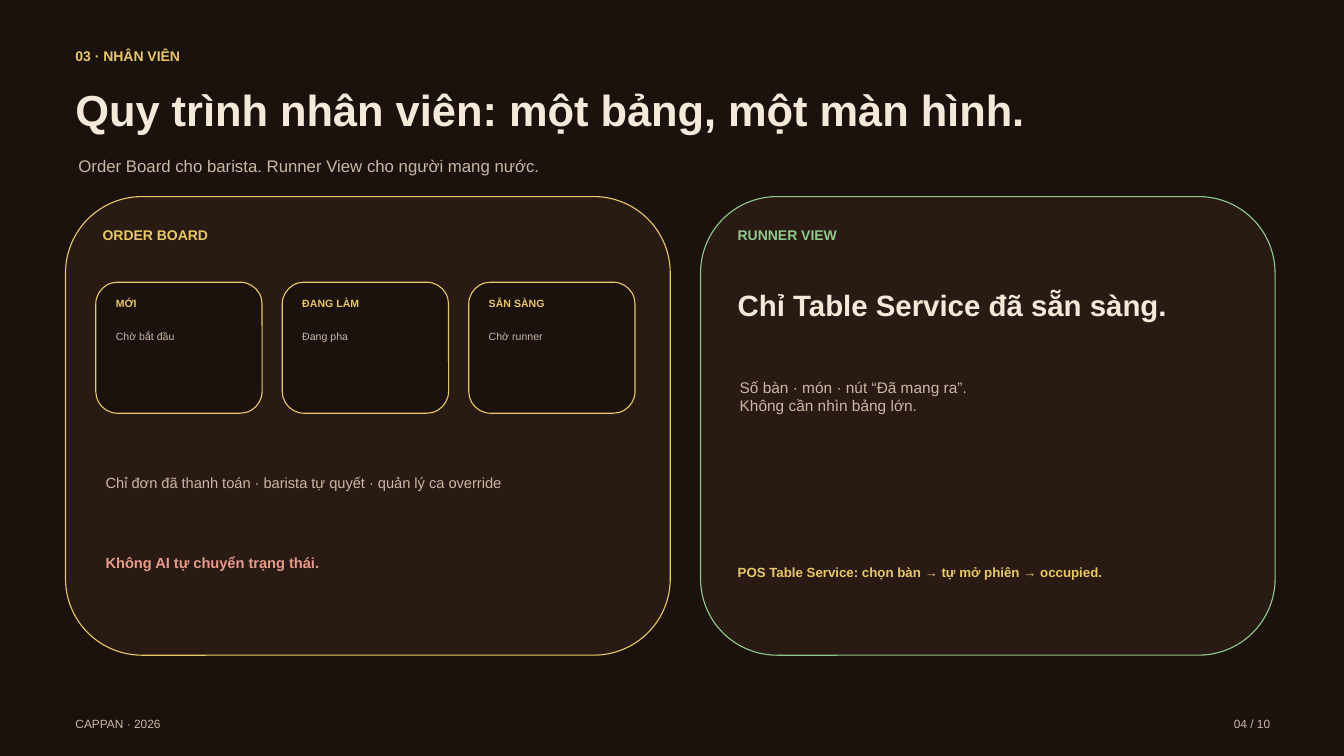
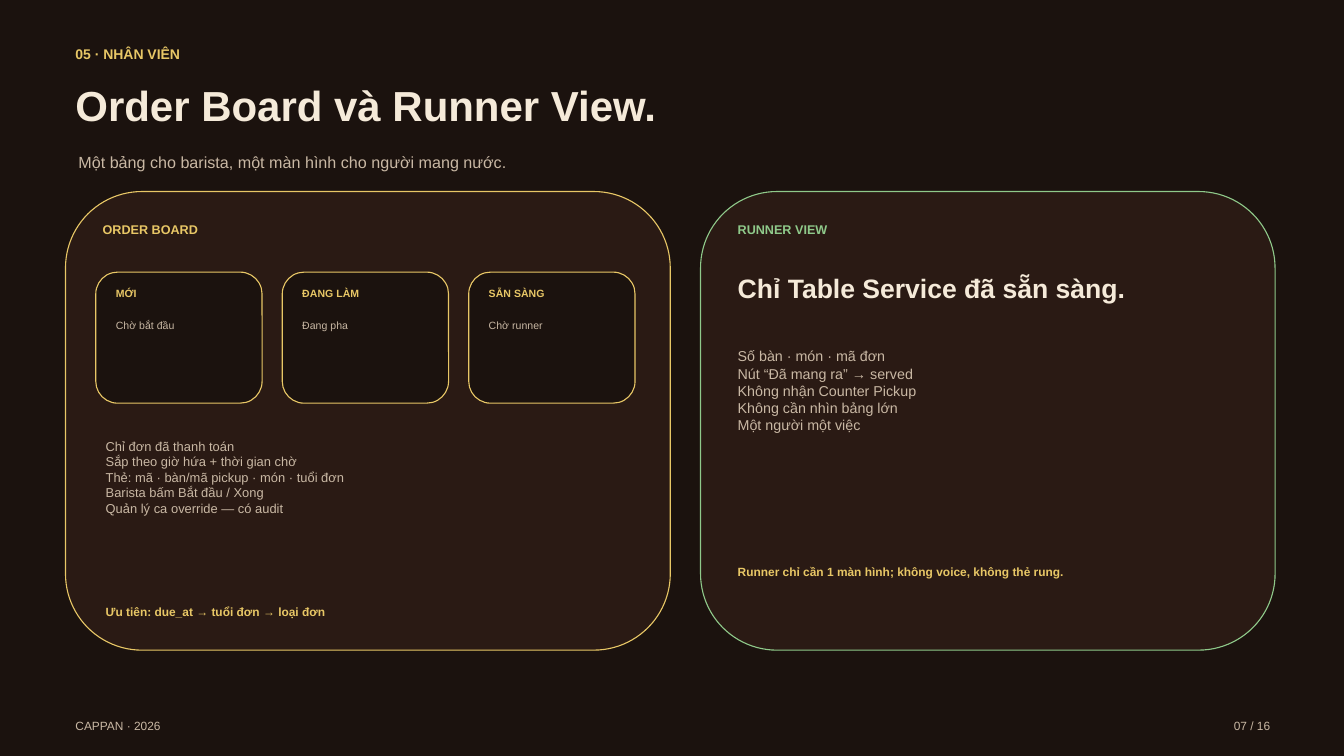
Before and after one commit to cappannguyen-0901/cappanwebdemo, a slide deck: slide 7 of cappan-slides.pptx (slide 4 before the commit). Drawn at 1344x756 pixels with LibreOffice and Linux fonts; fonts in the diff are those of the drawing. Boxes give left, top, right and bottom in pixels: in the first picture for what was removed or moved away, otherwise in the second. Text is boxed around its words. In the diff, an @@ line names an element or a change of style, - is before the commit and + after.

```diff
--- a/cappan-slides.pptx
+++ b/cappan-slides.pptx
@@ text at (x1=75, y1=48, x2=180, y2=59): text changed @@
-03 · NHÂN VIÊN
+05 · NHÂN VIÊN
@@ text at (x1=75, y1=90, x2=656, y2=122): text changed; size 31 to 30 pt @@
-Quy trình nhân viên: một bảng, một màn hình.
+Order Board và Runner View.
@@ text at (x1=78, y1=156, x2=506, y2=172): text changed; size 12 to 11.5 pt @@
-Order Board cho barista. Runner View cho người mang nước.
+Một bảng cho barista, một màn hình cho người mang nước.
@@ rounded rectangle moved from (x1=66, y1=197, x2=670, y2=655) to (x1=66, y1=192, x2=670, y2=650) @@
@@ rounded rectangle moved from (x1=701, y1=197, x2=1275, y2=655) to (x1=701, y1=192, x2=1275, y2=650) @@
@@ text "ORDER BOARD" at (x1=103, y1=225, x2=198, y2=234): size 10 to 9 pt @@
@@ text "RUNNER VIEW" at (x1=738, y1=225, x2=827, y2=234): size 10 to 9 pt @@
@@ text "Chỉ Table Service đã sẵn ..." moved from (x1=738, y1=293, x2=1167, y2=322) to (x1=738, y1=278, x2=1125, y2=304) @@
@@ text "Chỉ Table Service đã sẵn ..." at (x1=738, y1=278, x2=1125, y2=304): size 21 to 19 pt @@
@@ 6 texts, 3 rounded rectangles moved together from (x1=96, y1=282, x2=635, y2=413) to (x1=96, y1=272, x2=635, y2=403) @@
@@ text at (x1=738, y1=350, x2=916, y2=433): text changed; size 11 to 10.2 pt @@
-Số bàn · món · nút “Đã mang ra”.
-Không cần nhìn bảng lớn.
+Số bàn · món · mã đơn
+Nút “Đã mang ra” → served
+Không nhận Counter Pickup
+Không cần nhìn bảng lớn
+Một người một việc
@@ text at (x1=106, y1=441, x2=344, y2=516): text changed; size 10.5 to 9.2 pt @@
-Chỉ đơn đã thanh toán · barista tự quyết · quản lý ca override
+Chỉ đơn đã thanh toán
+Sắp theo giờ hứa + thời gian chờ
+Thẻ: mã · bàn/mã pickup · món · tuổi đơn
+Barista bấm Bắt đầu / Xong
+Quản lý ca override — có audit
@@ text removed at (x1=106, y1=557, x2=319, y2=571) @@
-Không AI tự chuyển trạng thái.
@@ text removed at (x1=738, y1=567, x2=1102, y2=580) @@
-POS Table Service: chọn bàn → tự mở phiên → occupied.
@@ text added at (x1=738, y1=567, x2=1064, y2=579), 8.5 pt, text #E8C766, bold @@
+Runner chỉ cần 1 màn hình; không voice, không thẻ rung.
@@ text added at (x1=106, y1=607, x2=325, y2=618), 8.5 pt, text #E8C766, bold @@
+Ưu tiên: due_at → tuổi đơn → loại đơn
@@ text removed at (x1=1234, y1=719, x2=1270, y2=728) @@
-04 / 10
@@ text added at (x1=1234, y1=721, x2=1270, y2=730), 8.5 pt, text #C9B8A4 @@
+07 / 16
```
Also in this commit, not shown: 8 other slides changed, 7 slides added, 1 slide removed, 7 other files.
